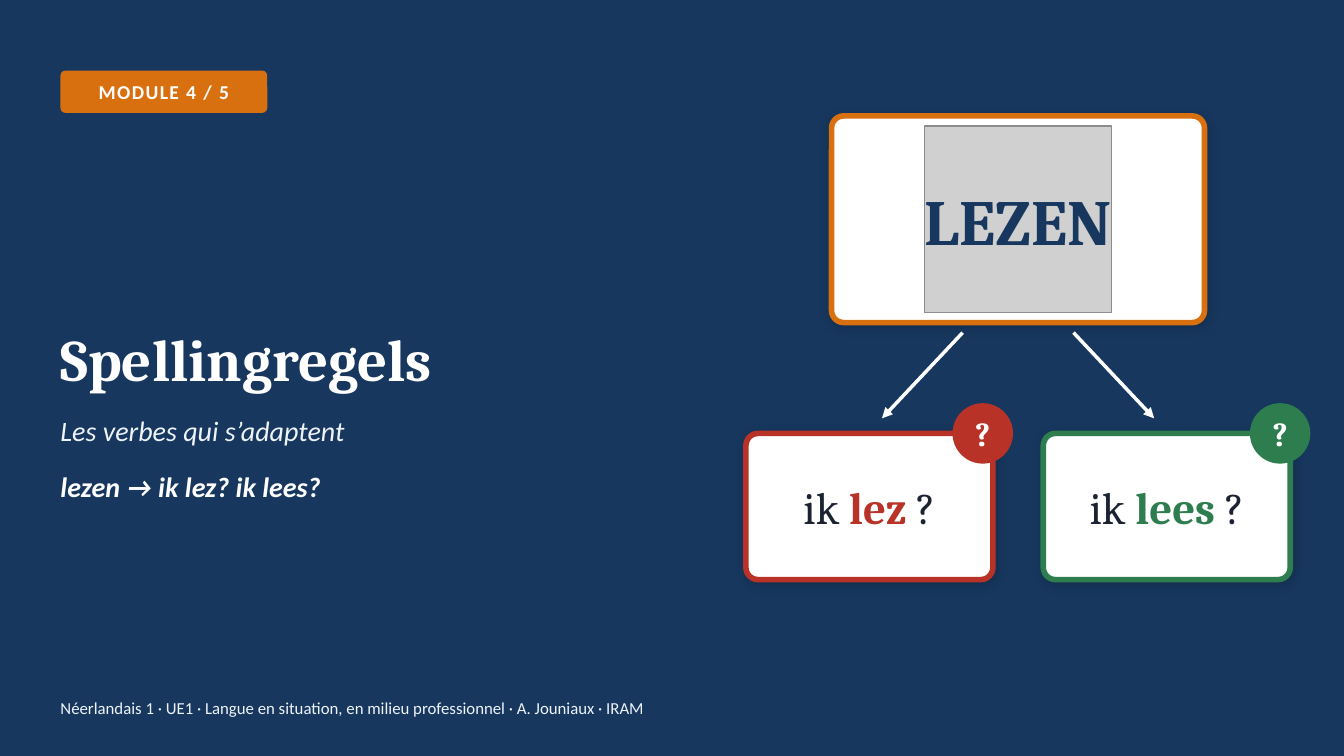
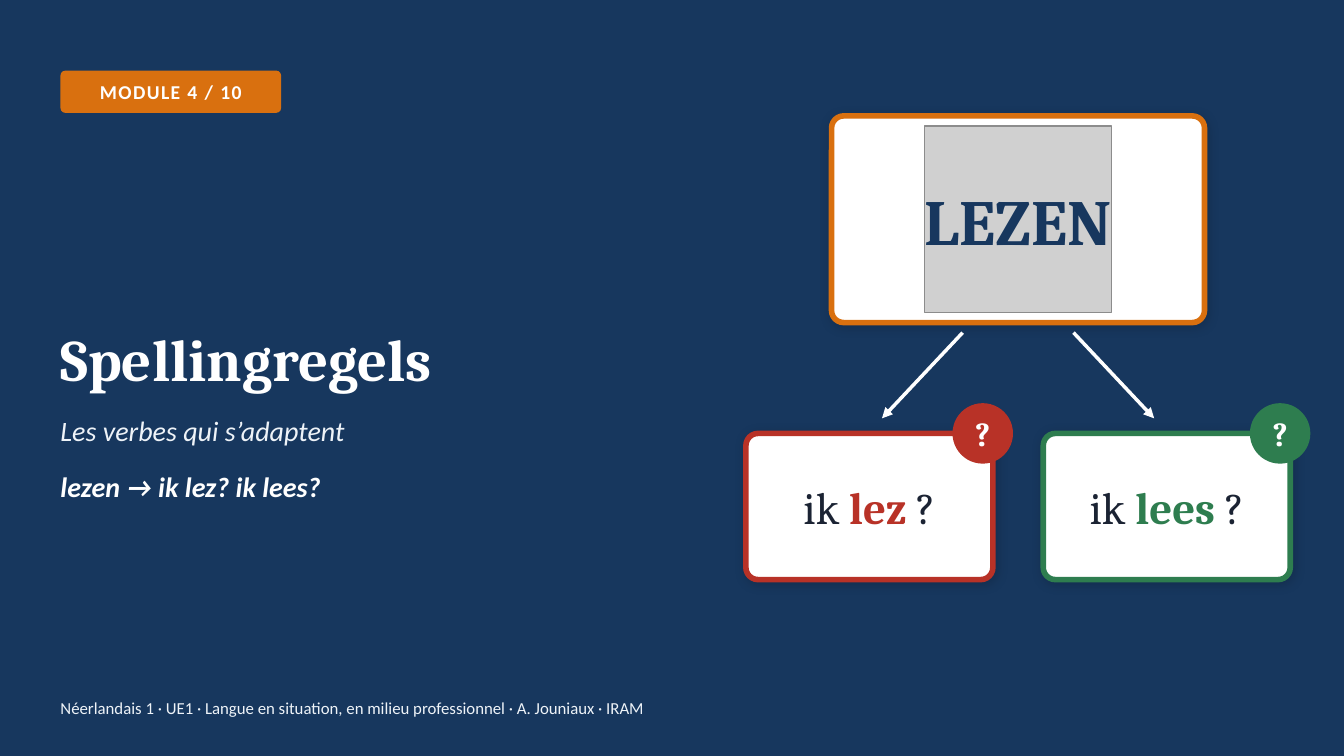
Before and after one commit to ajouniaux/talenleren, a slide deck: slide 1 of neerlandais1/powerpoints/Module_4_Spellingregels.pptx. Drawn at 1344x756 pixels with LibreOffice and Linux fonts; fonts in the diff are those of the drawing; grey boxes stand for pictures. Boxes give left, top, right and bottom in pixels: in the first picture for what was removed or moved away, otherwise in the second. Text is boxed around its words. In the diff, an @@ line names an element or a change of style, - is before the commit and + after.

```diff
--- a/neerlandais1/powerpoints/Module_4_Spellingregels.pptx
+++ b/neerlandais1/powerpoints/Module_4_Spellingregels.pptx
@@ rounded rectangle "MODULE 4 / 10": place and size @@
-rounded rectangle "MODULE 4 / 10" at bbox=[60, 71, 267, 113]
+rounded rectangle "MODULE 4 / 10" at bbox=[60, 71, 281, 113]
@@ text in rounded rectangle at bbox=[100, 86, 241, 99]: text changed @@
-MODULE 4 / 5
+MODULE 4 / 10
```
Also in this commit, not shown: 20 other files.
